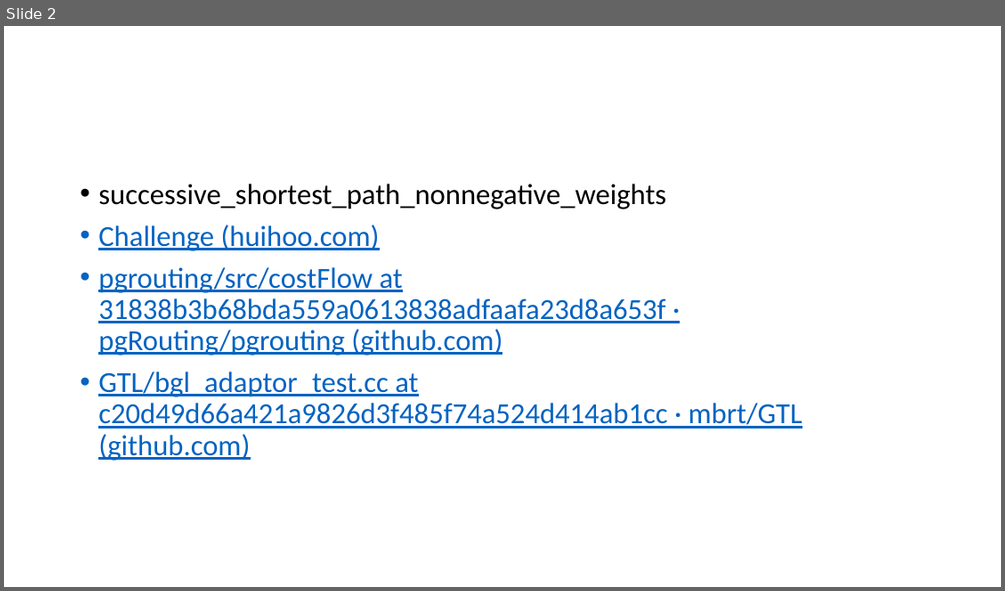
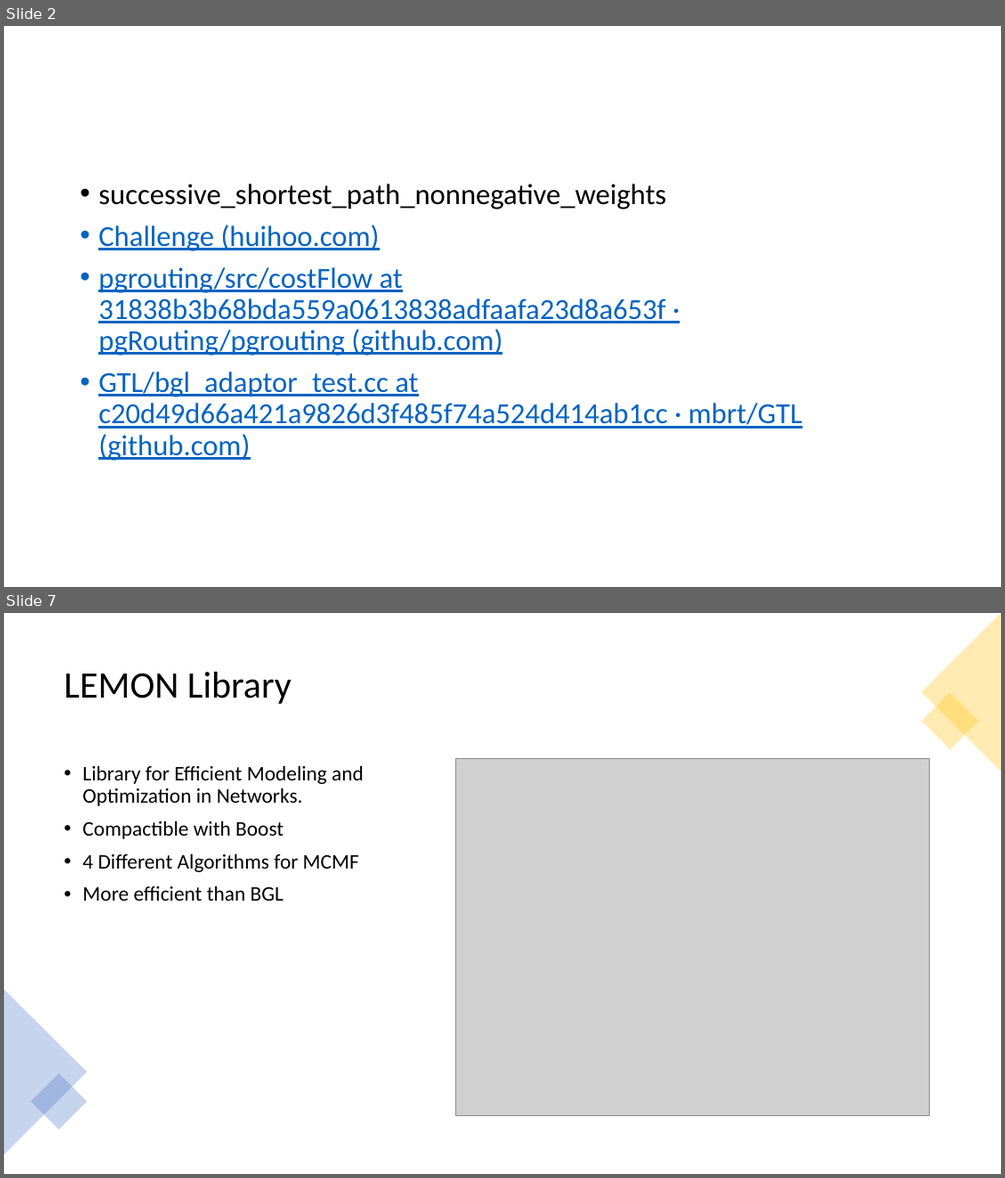
Before and after one commit to anirudhakulkarni/Parallel-MCMF-at-IISc-Research, a slide deck: reports/week-5.pptx. Shown one above the other, each under a label of ours: slide 2 before the commit, slides 2 and 7 after it; the slides between them are not shown. The pictures are 1005x591 and 1005x1178 pixels, drawn with LibreOffice and Linux fonts; fonts in the diff are those of the drawing; grey boxes stand for pictures. Boxes give left, top, right and bottom in pixels: in the first picture for what was removed or moved away, otherwise in the second. Text is boxed around its words. In the diff, an @@ line names an element or a change of style, - is before the commit and + after.

```diff
--- a/reports/week-5.pptx
+++ b/reports/week-5.pptx
@@ slide 7 added at (x1=4, y1=613, x2=1001, y2=1174), background #FFFFFF @@
@@ triangle added at (x1=922, y1=613, x2=1001, y2=771), fill #FFC000 at 30% opacity @@
@@ title added at (x1=64, y1=672, x2=291, y2=704), 36 pt, text #000000 @@
+LEMON Library
@@ rectangle added at (x1=922, y1=693, x2=979, y2=750), fill #FFC000 at 30% opacity @@
@@ text added at (x1=82, y1=765, x2=364, y2=900), 20 pt, text #000000 @@
+• Library for Efficient Modeling and Optimization in Networks.
+• Compactible with Boost
+• 4 Different Algorithms for MCMF
+• More efficient than BGL
@@ picture added at (x1=455, y1=759, x2=930, y2=1116) @@
@@ triangle added at (x1=4, y1=989, x2=87, y2=1154), fill #4472C4 at 30% opacity @@
@@ rectangle added at (x1=31, y1=1073, x2=87, y2=1129), fill #4472C4 at 30% opacity @@
```
Also in this commit, not shown: 8 other slides added, 1 slide removed, 25 other files.
